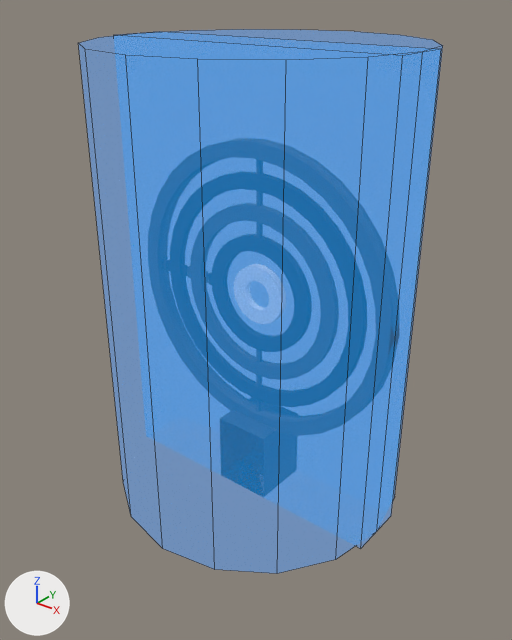
An edit to the FBX model unity_project/Paper Box/Assets/Models/Machines/Rings.fbx, drawn before and after from the same camera.
Rendered twice from a camera (50 mm lens) standing at (2.65, -3.35, 3.33) and looking at (0.12, -0.19, 1.37). The lights are fixed; the arrows at lower left show +X, +Y and +Z. Mesh edges are drawn as thin lines.

The scene before the commit, as lines of its bpy script (objects in view):
```python
me_cube_010 = bpy.data.meshes.new('Cube.010')
me_cube_010.from_pydata(...)  # a box spanning x -1.0..1.0, y -0.2..0.2, z 0.0..3.0
me_cube_010.materials.append(mat_solid)  # black #000000
me_cylinder = bpy.data.meshes.new('Cylinder')
me_cylinder.from_pydata(...)  # a 16-sided cylinder along z spanning x -1.0..1.0, y -1.0..1.0, z 0.0..3.0
me_cylinder.materials.append(mat_solid)  # black #000000
ob_solidafter = bpy.data.objects.new('SolidAfter', me_cube_010)
ob_solidafter.location = (0.0, 0.0, 0.0)
ob_solidbefore = bpy.data.objects.new('SolidBefore', me_cylinder)
ob_solidbefore.location = (0.0, 0.0, 0.0)
```
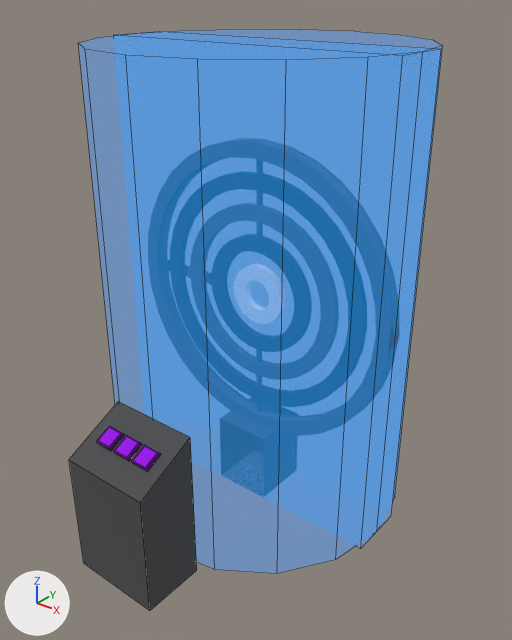
Boxes (x1, y1, x2, y2) around the edits, measured in the pictures (512 x 640 px):
'Panel', added: after (69, 401, 197, 611)
'B3', added (purple): after (132, 445, 161, 471)
'B2', added: after (114, 436, 142, 461)
'B1', added: after (96, 426, 124, 451)

The change, as a list of edits to the scene's bpy script:
```text
Add mat_purple:
    mat_purple = principled_material('Purple')
    mat_purple.base_color = (0.322, 0.0, 0.774)  # purple #9a00e4
    mat_purple.roughness = 1.0
Add me_cube_006:
    me_cube_006.from_pydata(...)  # 20 vertices, 18 faces; spans x -0.06..0.06, y -0.061..0.0537, z -0.0267..0.0448
    me_cube_006.materials.append(mat_purple)  # purple #9a00e4
Add me_cube_005:
    me_cube_005.from_pydata([(-0.3, -0.2, 0.0), (-0.3, -0.2, 0.8), (-0.3, 0.2, 0.0), (-0.3, 0.2, 1.0), (0.3, -0.2, 0.0), (0.3, -0.2, 0.8), (0.3, 0.2, 0.0), (0.3, 0.2, 1.0)], [], [(0, 1, 3, 2), (2, 3, 7, 6), (6, 7, 5, 4), (4, 5, 1, 0), (2, 6, 4, 0), (7, 3, 1, 5)])
    me_cube_005.materials.append(mat_base)  # dark grey #4e4e4e
Add ob_b1:
    ob_b1 = bpy.data.objects.new('B1', me_cube_006)
    ob_b1.parent = ob_panel
    ob_b1.location = (-0.15, 0.0, 0.9)
Add ob_panel:
    ob_panel = bpy.data.objects.new('Panel', me_cube_005)
    ob_panel.location = (0.0, -1.2, 0.0)
Add ob_b3:
    ob_b3 = bpy.data.objects.new('B3', me_cube_006)
    ob_b3.parent = ob_panel
    ob_b3.location = (0.15, 0.0, 0.9)
Add ob_b2:
    ob_b2 = bpy.data.objects.new('B2', me_cube_006)
    ob_b2.parent = ob_panel
    ob_b2.location = (0.0, 0.0, 0.9)
```
